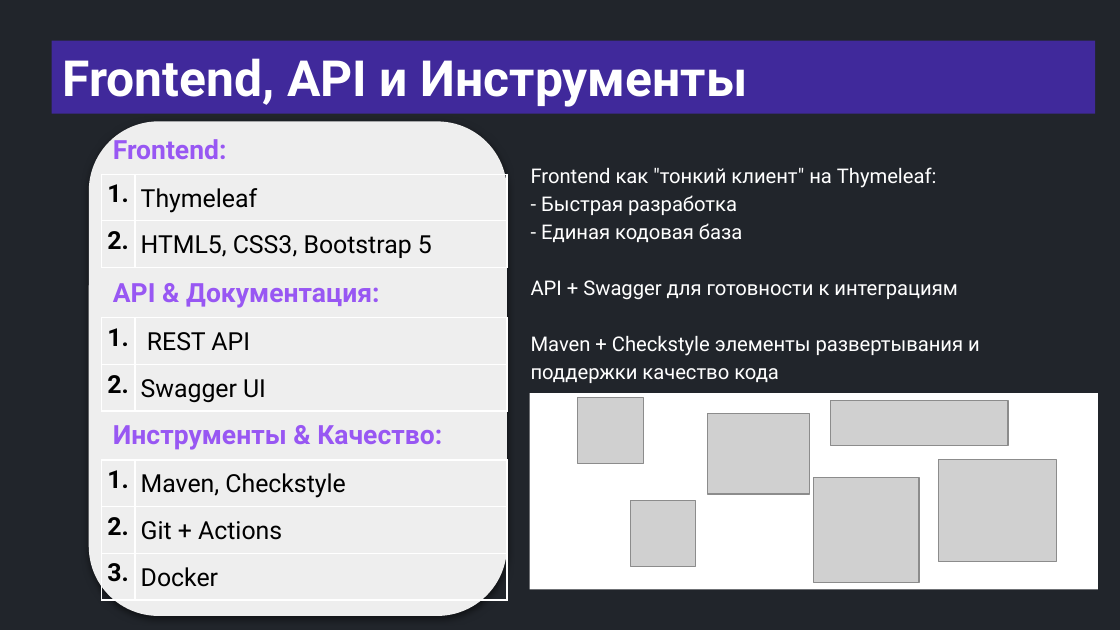
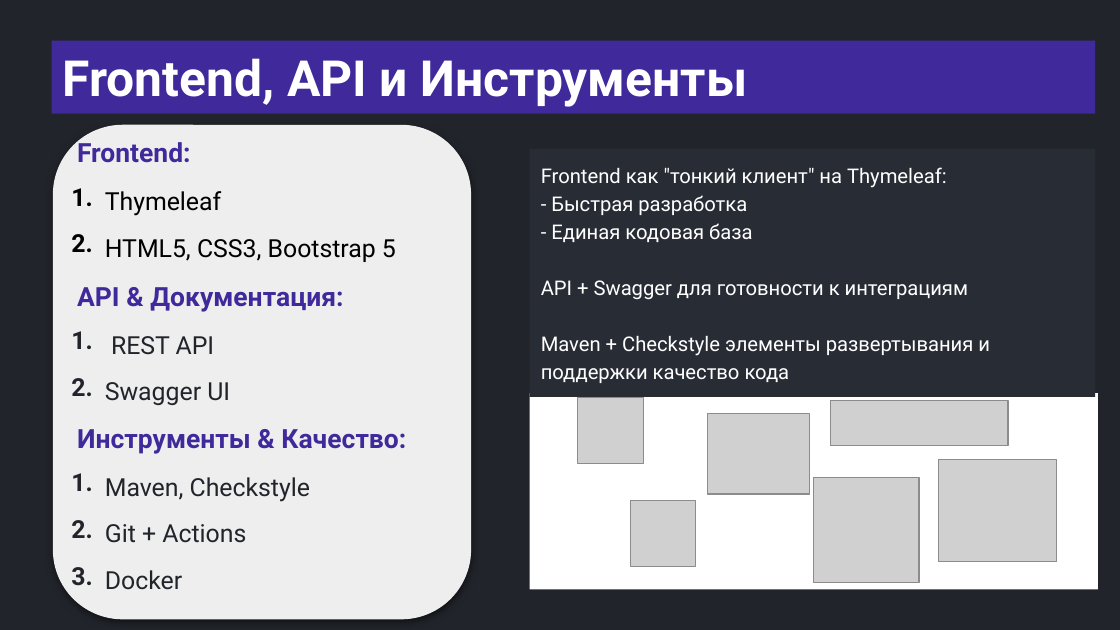
Before and after one commit to semusv/Bank_analyzer, a slide deck: slide 7 of bank_analyzer.pptx. Drawn at 1120x630 pixels with LibreOffice and Linux fonts; fonts in the diff are those of the drawing; grey boxes stand for pictures. Boxes give left, top, right and bottom in pixels: in the first picture for what was removed or moved away, otherwise in the second. Text is boxed around its words. In the diff, an @@ line names an element or a change of style, - is before the commit and + after.

```diff
--- a/bank_analyzer.pptx
+++ b/bank_analyzer.pptx
@@ 3 texts, 3 tables, 1 rounded rectangle: place and size @@
-3 texts, 3 tables, 1 rounded rectangle at [88, 121, 507, 616]
+3 texts, 3 tables, 1 rounded rectangle at [53, 124, 472, 619]
@@ rectangle "Frontend как "тонкий клиент" на ...": place and size @@
-rectangle "Frontend как "тонкий клиент" на ..." at [531, 167, 980, 383]
+rectangle "Frontend как "тонкий клиент" на ..." at [530, 149, 1095, 396]
@@ rectangle "Frontend как "тонкий клиент" на ..." at [530, 149, 1095, 396]: fill none to #282C34 @@
@@ table at [66, 178, 472, 271] @@
@@ borders changed @@
@@ table at [66, 321, 472, 414] @@
@@ text colour #000000 to #21252B @@
@@ borders changed @@
@@ text colour #9857F3 to #40299B in 3 elements at [77, 287, 343, 312], [77, 138, 191, 163], [77, 429, 406, 454] @@
@@ table at [66, 464, 472, 604] @@
@@ text colour #000000 to #21252B @@
@@ borders changed @@
```
Also in this commit, not shown: 29 other slides changed, 5 slides added, 9 other files.
